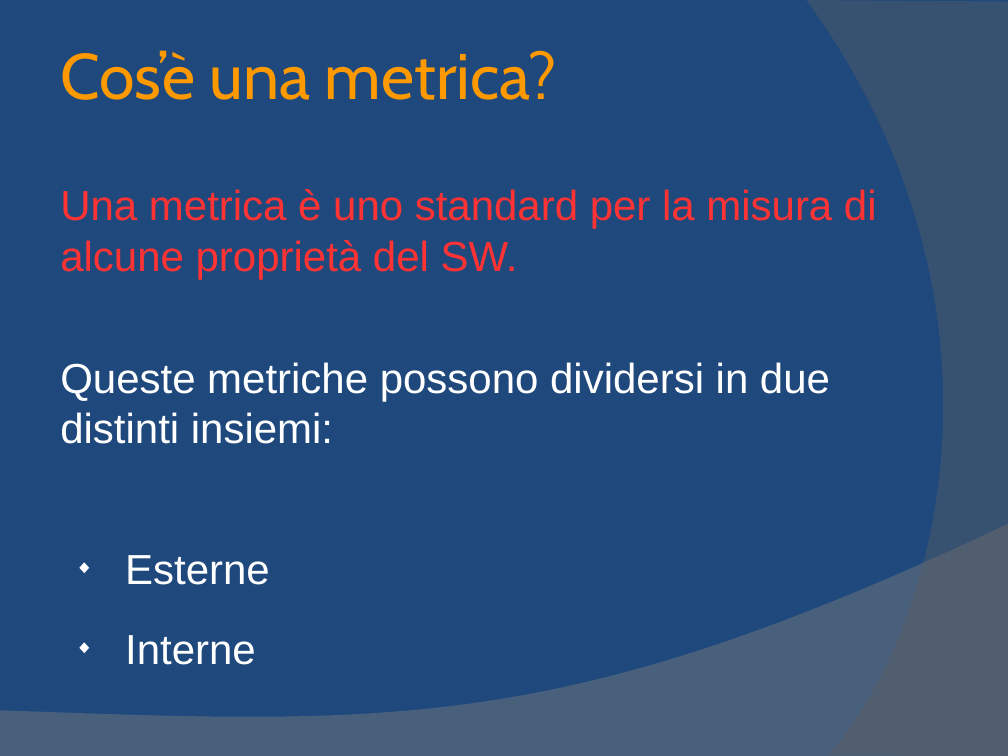
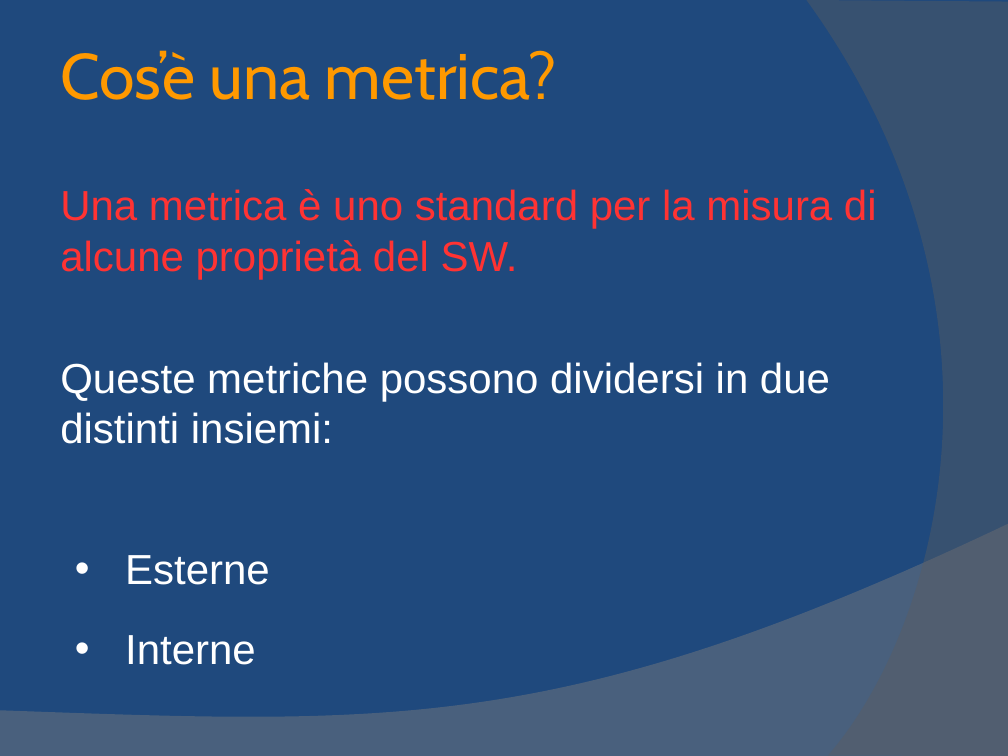
Before and after one commit to yan0z/ISW, a slide deck: slide 3 of Quesito 2 Team/Gruppo01TeamSoftwareRevolutionMetrica.odp. Drawn at 1008x756 pixels with LibreOffice and Linux fonts; fonts in the diff are those of the drawing. Boxes give left, top, right and bottom in pixels: in the first picture for what was removed or moved away, otherwise in the second. Text is boxed around its words. In the diff, an @@ line names an element or a change of style, - is before the commit and + after.

```diff
--- a/Quesito 2 Team/Gruppo01TeamSoftwareRevolutionMetrica.odp
+++ b/Quesito 2 Team/Gruppo01TeamSoftwareRevolutionMetrica.odp
@@ text "Esterne" at [125,555,270,585]: bullet ◆ to • @@
@@ text "Interne" at [125,635,256,665]: bullet ◆ to • @@
```
Also in this commit, not shown: 3 other slides changed.
